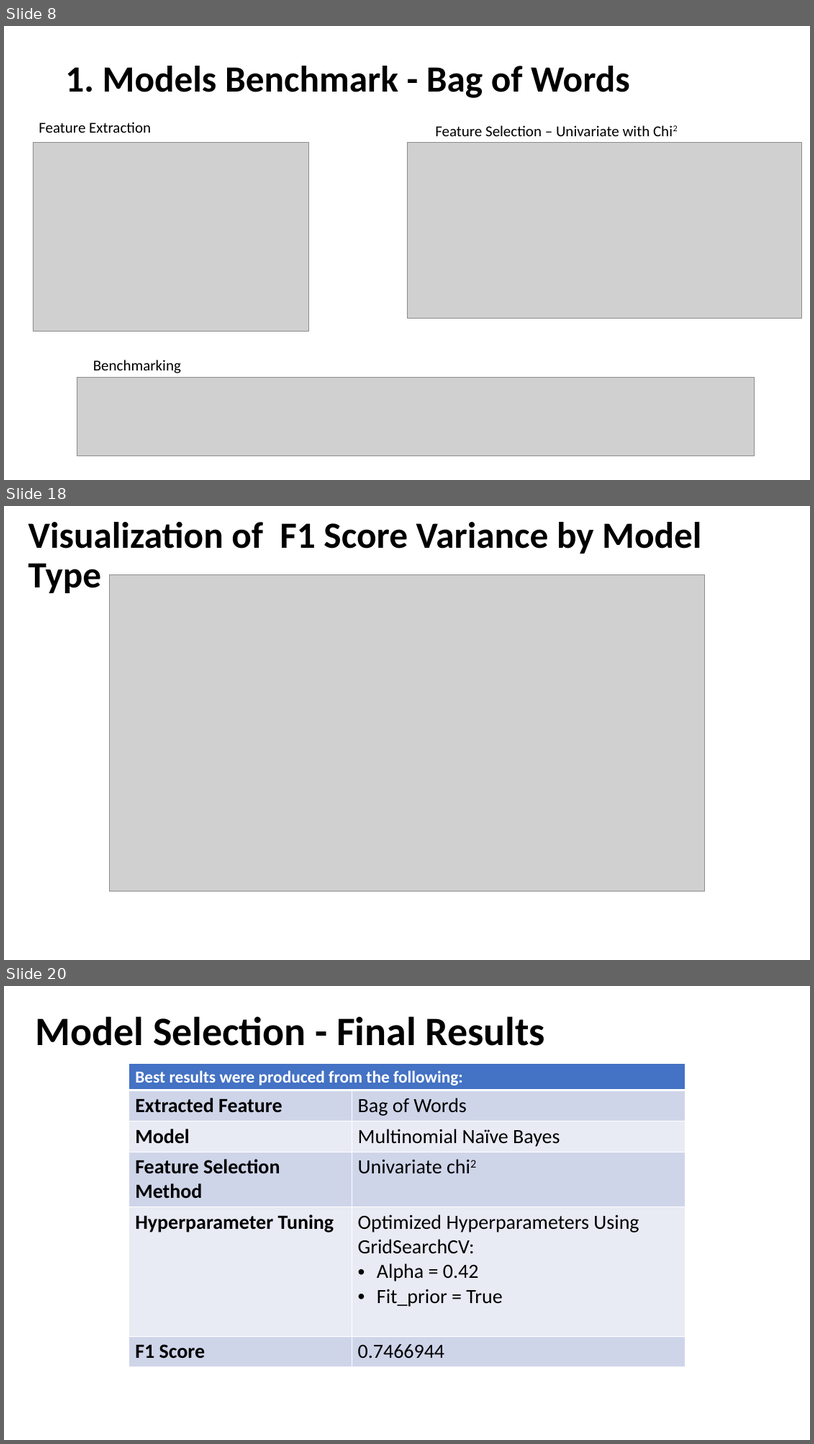
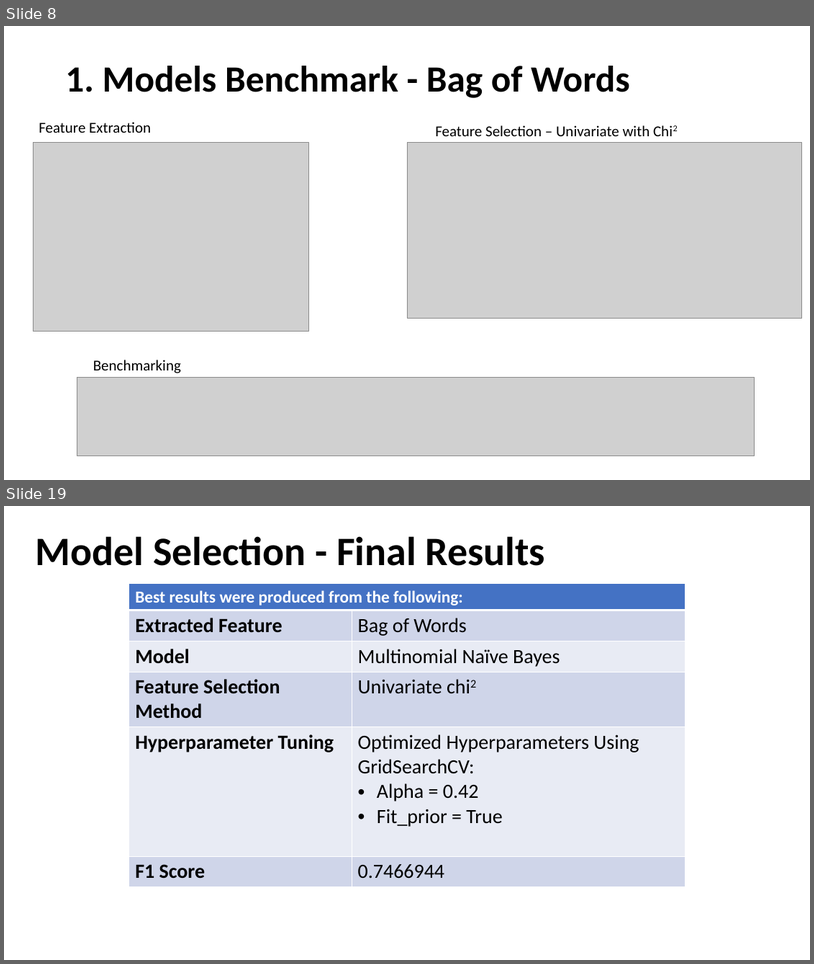
Before and after one commit to CSML1010-3-2020/NLPCourseProject, a slide deck: CSML1010_Group3_Project_Milestone02.pptx. Shown one above the other, each under a label of ours: slides 8, 18 and 20 before the commit, slides 8 and 19 after it; the slides between them are not shown. The pictures are 814x1444 and 814x964 pixels, drawn with LibreOffice and Linux fonts; fonts in the diff are those of the drawing; grey boxes stand for pictures. Boxes give left, top, right and bottom in pixels: in the first picture for what was removed or moved away, otherwise in the second. Text is boxed around its words. In the diff, an @@ line names an element or a change of style, - is before the commit and + after.

```diff
--- a/CSML1010_Group3_Project_Milestone02.pptx
+++ b/CSML1010_Group3_Project_Milestone02.pptx
@@ slide 18 removed at (x1=4, y1=506, x2=810, y2=960), background #FFFFFF @@
@@ title removed at (x1=28, y1=522, x2=702, y2=593) @@
-Visualization of F1 Score Variance by Model Type
@@ picture removed at (x1=109, y1=575, x2=706, y2=890) @@
@@ what was slide 20 is now slide 19 @@
```
Also in this commit, not shown: 10 slides changed.
